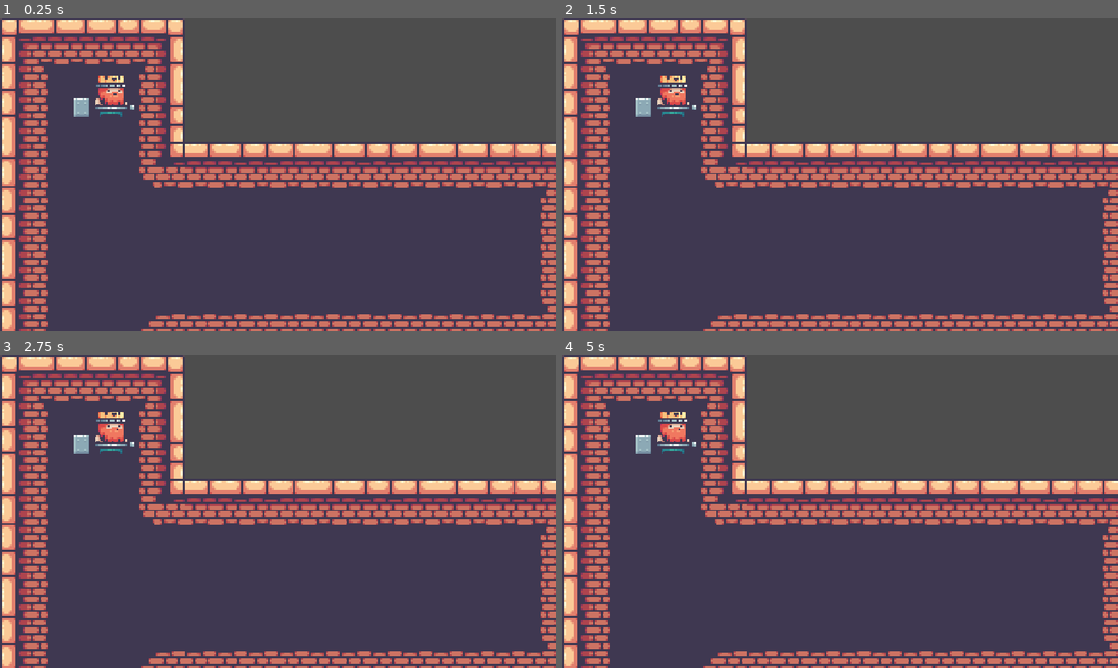
Above: before the commit, frames 1-4 (two rows, left to right).
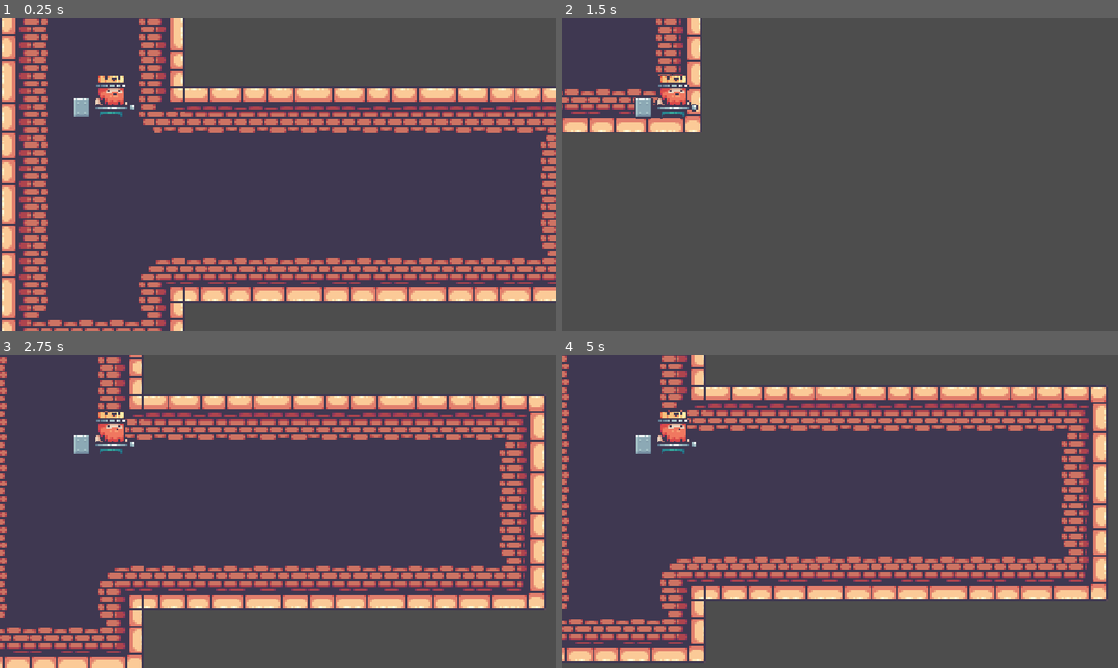
Above: after the commit, the same moments.

Repository: baraamo1/get_out
Game: Godot game, scene res://scenes/game.tscn
Same seed, same stepped clock (60 frames per second), same inputs: the game is played once before the commit and once after it.
Inputs (mouse positions are in pixels of both pictures, inside the frame that each line leads up to):
- Up to frame 1 (0.25 s): no input
- Up to frame 2 (1.5 s): tap Enter (ui_accept) at 0.5, 0.6, 0.77, 1.07 s; move the mouse to (962, 158) at 0.52 s; hold Right (ui_right) from 0.53 s (still down); click (962, 158) at 0.67 s; move the mouse to (728, 190) at 1.27 s; tap Alt at 1.35 s
- Up to frame 3 (2.75 s): tap Enter (ui_accept) at 1.52, 1.55, 1.82, 2.3 s; move the mouse to (333, 442) at 2.02 s; release Right (ui_right) at 2.03 s; hold Left (ui_left) from 2.03 s (still down); tap Shift at 2.1 s
- Up to frame 4 (5 s): move the mouse to (812, 574) at 2.77 s; release Left (ui_left) at 2.78 s; hold Right (ui_right) 2.78-4.28 s; tap Enter (ui_accept) at 2.85, 3.02, 3.32, 3.77, 3.8, 4.07, 4.52, 4.55, 4.82 s; click (812, 574) at 2.92 s; move the mouse to (1006, 558) at 3.52 s; tap Alt at 3.6 s; move the mouse to (673, 464) at 4.27 s; hold Left (ui_left) from 4.28 s (still down); tap Shift at 4.35 s

The runs differ from the first frame. In frame 1, 32% of the frame differs, in the area x 0-100%, y 0-100%; in frame 2, 21%; in frame 3, 36%; in frame 4, 37%.

Commit message:
map phisics layer and moves of player v1

Diff:
--- a/project.godot
+++ b/project.godot
@@ -24,6 +24,37 @@
 
 enabled=PackedStringArray("res://addons/godot_super-wakatime/plugin.cfg")
 
+[input]
+
+up={
+"deadzone": 0.2,
+"events": [Object(InputEventKey,"resource_local_to_scene":false,"resource_name":"","device":-1,"window_id":0,"alt_pressed":false,"shift_pressed":false,"ctrl_pressed":false,"meta_pressed":false,"pressed":false,"keycode":0,"physical_keycode":87,"key_label":0,"unicode":119,"location":0,"echo":false,"script":null)
+, Object(InputEventKey,"resource_local_to_scene":false,"resource_name":"","device":-1,"window_id":0,"alt_pressed":false,"shift_pressed":false,"ctrl_pressed":false,"meta_pressed":false,"pressed":false,"keycode":0,"physical_keycode":4194320,"key_label":0,"unicode":0,"location":0,"echo":false,"script":null)
+]
+}
+down={
+"deadzone": 0.2,
+"events": [Object(InputEventKey,"resource_local_to_scene":false,"resource_name":"","device":-1,"window_id":0,"alt_pressed":false,"shift_pressed":false,"ctrl_pressed":false,"meta_pressed":false,"pressed":false,"keycode":0,"physical_keycode":83,"key_label":0,"unicode":115,"location":0,"echo":false,"script":null)
+, Object(InputEventKey,"resource_local_to_scene":false,"resource_name":"","device":-1,"window_id":0,"alt_pressed":false,"shift_pressed":false,"ctrl_pressed":false,"meta_pressed":false,"pressed":false,"keycode":0,"physical_keycode":4194322,"key_label":0,"unicode":0,"location":0,"echo":false,"script":null)
+]
+}
+right={
+"deadzone": 0.2,
+"events": [Object(InputEventKey,"resource_local_to_scene":false,"resource_name":"","device":-1,"window_id":0,"alt_pressed":false,"shift_pressed":false,"ctrl_pressed":false,"meta_pressed":false,"pressed":false,"keycode":0,"physical_keycode":68,"key_label":0,"unicode":100,"location":0,"echo":false,"script":null)
+, Object(InputEventKey,"resource_local_to_scene":false,"resource_name":"","device":-1,"window_id":0,"alt_pressed":false,"shift_pressed":false,"ctrl_pressed":false,"meta_pressed":false,"pressed":false,"keycode":0,"physical_keycode":4194321,"key_label":0,"unicode":0,"location":0,"echo":false,"script":null)
+]
+}
+left={
+"deadzone": 0.2,
+"events": [Object(InputEventKey,"resource_local_to_scene":false,"resource_name":"","device":-1,"window_id":0,"alt_pressed":false,"shift_pressed":false,"ctrl_pressed":false,"meta_pressed":false,"pressed":false,"keycode":0,"physical_keycode":65,"key_label":0,"unicode":97,"location":0,"echo":false,"script":null)
+, Object(InputEventKey,"resource_local_to_scene":false,"resource_name":"","device":-1,"window_id":0,"alt_pressed":false,"shift_pressed":false,"ctrl_pressed":false,"meta_pressed":false,"pressed":false,"keycode":0,"physical_keycode":4194319,"key_label":0,"unicode":0,"location":0,"echo":false,"script":null)
+]
+}
+shot={
+"deadzone": 0.2,
+"events": []
+}
+
 [physics]
 
 3d/physics_engine="Jolt Physics"
--- a/scenes/game.tscn
+++ b/scenes/game.tscn
@@ -3,197 +3,334 @@
 [ext_resource type="Texture2D" uid="uid://bkyosaqehxne0" path="res://assets/Kings and Pigs/Sprites/14-TileSets/Terrain (32x32).png" id="1_yqjtg"]
 [ext_resource type="Texture2D" uid="uid://dojfnkkr1fwjy" path="res://assets/Kings and Pigs/Sprites/14-TileSets/Decorations (32x32).png" id="2_lnu2h"]
 [ext_resource type="PackedScene" uid="uid://ctamoifctqsvm" path="res://scenes/king_player.tscn" id="3_lnu2h"]
+[ext_resource type="Script" uid="uid://4o356hfc5ign" path="res://scripts/king_player.gd" id="4_lbhrr"]
 
 [sub_resource type="TileSetAtlasSource" id="TileSetAtlasSource_lbhrr"]
 texture = ExtResource("1_yqjtg")
 2:2/0 = 0
+2:2/0/physics_layer_0/polygon_0/points = PackedVector2Array(-8, -8, 8, -8, 8, 0.5395775, 1.0791531, 0.8992939, 0.8992939, 8, -8, 8)
 3:2/0 = 0
+3:2/0/physics_layer_0/polygon_0/points = PackedVector2Array(-8, -8, 8, -8, 8, 1.2590122, -8, 1.2590122)
 4:2/0 = 0
+4:2/0/physics_layer_0/polygon_0/points = PackedVector2Array(-8, -8, 8, -8, 8, 1.2590122, -8, 1.2590122)
 5:2/0 = 0
+5:2/0/physics_layer_0/polygon_0/points = PackedVector2Array(-8, -8, 8, -8, 8, 1.2590122, -8, 1.2590122)
 6:2/0 = 0
+6:2/0/physics_layer_0/polygon_0/points = PackedVector2Array(-8, -8, 8, -8, 8, 1.2590122, -8, 1.2590122)
 7:2/0 = 0
+7:2/0/physics_layer_0/polygon_0/points = PackedVector2Array(-8, -8, 8, -8, 8, 8, -0.5395756, 8, -0.8992939, 0.17985916, -8, 0.17985916)
 10:2/0 = 0
+10:2/0/physics_layer_0/polygon_0/points = PackedVector2Array(-8, -8, 8, -8, 8, 0.5395775, 1.0791531, 0.8992939, 0.8992939, 8, -8, 8)
 11:2/0 = 0
+11:2/0/physics_layer_0/polygon_0/points = PackedVector2Array(-8, -8, 8, -8, 8, 8, -0.5395756, 8, -0.8992939, 0.17985916, -8, 0.17985916)
 14:2/0 = 0
 15:2/0 = 0
 16:2/0 = 0
 17:2/0 = 0
 20:2/0 = 0
+20:2/0/physics_layer_0/polygon_0/points = PackedVector2Array(-8, -8, 0.8992939, -8, 0.8992939, 0.5395775, -8, 0.35971832)
 21:2/0 = 0
 22:2/0 = 0
+22:2/0/physics_layer_0/polygon_0/points = PackedVector2Array(-8, -8, 0.8992939, -8, 0.8992939, 0.5395775, -8, 0.35971832)
 23:2/0 = 0
+23:2/0/physics_layer_0/polygon_0/points = PackedVector2Array(0, -8, 8, -8, 8, 0, -0.17985916, -0.17985725)
 26:2/0 = 0
 27:2/0 = 0
+27:2/0/physics_layer_0/polygon_0/points = PackedVector2Array(0, -8, 8, -8, 8, 0, -0.17985916, -0.17985725)
 28:2/0 = 0
+28:2/0/physics_layer_0/polygon_0/points = PackedVector2Array(-8, -8, 0.8992939, -8, 0.8992939, 0.5395775, -8, 0.35971832)
 29:2/0 = 0
 32:2/0 = 0
+32:2/0/physics_layer_0/polygon_0/points = PackedVector2Array(-8, -8, 0.8992939, -8, 0.8992939, 0.5395775, -8, 0.35971832)
 33:2/0 = 0
+33:2/0/physics_layer_0/polygon_0/points = PackedVector2Array(0, -8, 8, -8, 8, 0, -0.17985916, -0.17985725)
 2:3/0 = 0
+2:3/0/physics_layer_0/polygon_0/points = PackedVector2Array(-8, -8, 0.5395756, -8, 0.5395756, 8, -8, 8)
 3:3/0 = 0
 4:3/0 = 0
 5:3/0 = 0
 6:3/0 = 0
 7:3/0 = 0
+7:3/0/physics_layer_0/polygon_0/points = PackedVector2Array(-0.71943474, -8, 8, -8, 8, 8, -0.71943474, 8)
 10:3/0 = 0
+10:3/0/physics_layer_0/polygon_0/points = PackedVector2Array(-8, -8, 0.5395756, -8, 0.5395756, 8, -8, 8)
 11:3/0 = 0
+11:3/0/physics_layer_0/polygon_0/points = PackedVector2Array(-0.71943474, -8, 8, -8, 8, 8, -0.71943474, 8)
 14:3/0 = 0
 15:3/0 = 0
+15:3/0/physics_layer_0/polygon_0/points = PackedVector2Array(-0.5395756, 0, 8, 0, 8, 8, 0, 8)
 16:3/0 = 0
+16:3/0/physics_layer_0/polygon_0/points = PackedVector2Array(-8, -0.8992939, 1.2590103, -0.5395756, 1.6187286, 8, -8, 8)
 17:3/0 = 0
 20:3/0 = 0
+20:3/0/physics_layer_0/polygon_0/points = PackedVector2Array(-8, -0.8992939, 1.2590103, -0.5395756, 1.6187286, 8, -8, 8)
 21:3/0 = 0
 22:3/0 = 0
 23:3/0 = 0
 26:3/0 = 0
+26:3/0/physics_layer_0/polygon_0/points = PackedVector2Array(-8, -0.71943474, 0.17985916, -0.8992939, 0.35971832, 8, -8, 8)
 27:3/0 = 0
+27:3/0/physics_layer_0/polygon_0/points = PackedVector2Array(-0.5395756, 0, 8, 0, 8, 8, 0, 8)
 28:3/0 = 0
+28:3/0/physics_layer_0/polygon_0/points = PackedVector2Array(-8, -0.8992939, 1.2590103, -0.5395756, 1.6187286, 8, -8, 8)
 29:3/0 = 0
+29:3/0/physics_layer_0/polygon_0/points = PackedVector2Array(-0.5395756, 0, 8, 0, 8, 8, 0, 8)
 32:3/0 = 0
+32:3/0/physics_layer_0/polygon_0/points = PackedVector2Array(-8, -0.8992939, 1.2590103, -0.5395756, 1.6187286, 8, -8, 8)
 33:3/0 = 0
+33:3/0/physics_layer_0/polygon_0/points = PackedVector2Array(-0.5395756, 0, 8, 0, 8, 8, 0, 8)
 2:4/0 = 0
+2:4/0/physics_layer_0/polygon_0/points = PackedVector2Array(-8, -8, 0.5395756, -8, 0.5395756, 8, -8, 8)
 3:4/0 = 0
 4:4/0 = 0
 5:4/0 = 0
 6:4/0 = 0
 7:4/0 = 0
+7:4/0/physics_layer_0/polygon_0/points = PackedVector2Array(-0.71943474, -8, 8, -8, 8, 8, -0.71943474, 8)
 10:4/0 = 0
+10:4/0/physics_layer_0/polygon_0/points = PackedVector2Array(-8, -8, 0.5395756, -8, 0.5395756, 8, -8, 8)
 11:4/0 = 0
+11:4/0/physics_layer_0/polygon_0/points = PackedVector2Array(-0.71943474, -8, 8, -8, 8, 8, -0.71943474, 8)
 14:4/0 = 0
 15:4/0 = 0
+15:4/0/physics_layer_0/polygon_0/points = PackedVector2Array(0, -8, 8, -8, 8, 0, -0.17985916, -0.17985725)
 16:4/0 = 0
+16:4/0/physics_layer_0/polygon_0/points = PackedVector2Array(-8, -8, 0.8992939, -8, 0.8992939, 0.5395775, -8, 0.35971832)
 17:4/0 = 0
 20:4/0 = 0
 21:4/0 = 0
 22:4/0 = 0
 23:4/0 = 0
+23:4/0/physics_layer_0/polygon_0/points = PackedVector2Array(0, -8, 8, -8, 8, 0, -0.17985916, -0.17985725)
 26:4/0 = 0
+26:4/0/physics_layer_0/polygon_0/points = PackedVector2Array(-8, -8, 0.8992939, -8, 0.8992939, 0.5395775, -8, 0.35971832)
 27:4/0 = 0
+27:4/0/physics_layer_0/polygon_0/points = PackedVector2Array(0, -8, 8, -8, 8, 0, -0.17985916, -0.17985725)
 28:4/0 = 0
+28:4/0/physics_layer_0/polygon_0/points = PackedVector2Array(-8, -8, 0.8992939, -8, 0.8992939, 0.5395775, -8, 0.35971832)
 29:4/0 = 0
+29:4/0/physics_layer_0/polygon_0/points = PackedVector2Array(-0.35971832, -8, 8, -8, 8, 0.17985916, -0.35971832, 0.17985916)
 32:4/0 = 0
 33:4/0 = 0
+33:4/0/physics_layer_0/polygon_0/points = PackedVector2Array(0, -8, 8, -8, 8, 0, -0.17985916, -0.17985725)
 34:4/0 = 0
+34:4/0/physics_layer_0/polygon_0/points = PackedVector2Array(-8, -8, 0.8992939, -8, 0.8992939, 0.5395775, -8, 0.35971832)
 35:4/0 = 0
 2:5/0 = 0
+2:5/0/physics_layer_0/polygon_0/points = PackedVector2Array(-8, -8, 0.5395756, -8, 0.5395756, 8, -8, 8)
 3:5/0 = 0
 4:5/0 = 0
 5:5/0 = 0
 6:5/0 = 0
 7:5/0 = 0
+7:5/0/physics_layer_0/polygon_0/points = PackedVector2Array(-0.71943474, -8, 8, -8, 8, 8, -0.71943474, 8)
 10:5/0 = 0
+10:5/0/physics_layer_0/polygon_0/points = PackedVector2Array(-8, -8, 0.5395756, -8, 0.5395756, 8, -8, 8)
 11:5/0 = 0
+11:5/0/physics_layer_0/polygon_0/points = PackedVector2Array(-0.71943474, -8, 8, -8, 8, 8, -0.71943474, 8)
 14:5/0 = 0
 15:5/0 = 0
 16:5/0 = 0
 17:5/0 = 0
 20:5/0 = 0
+20:5/0/physics_layer_0/polygon_0/points = PackedVector2Array(-8, -0.8992939, 1.2590103, -0.5395756, 1.6187286, 8, -8, 8)
 21:5/0 = 0
+21:5/0/physics_layer_0/polygon_0/points = PackedVector2Array(-0.5395756, 0, 8, 0, 8, 8, 0, 8)
 22:5/0 = 0
 23:5/0 = 0
+23:5/0/physics_layer_0/polygon_0/points = PackedVector2Array(-0.5395756, 0, 8, 0, 8, 8, 0, 8)
 26:5/0 = 0
 27:5/0 = 0
+27:5/0/physics_layer_0/polygon_0/points = PackedVector2Array(-0.5395756, 0, 8, 0, 8, 8, 0, 8)
 28:5/0 = 0
+28:5/0/physics_layer_0/polygon_0/points = PackedVector2Array(-8, -0.8992939, 1.2590103, -0.5395756, 1.6187286, 8, -8, 8)
 29:5/0 = 0
 32:5/0 = 0
+32:5/0/physics_layer_0/polygon_0/points = PackedVector2Array(-8, -0.8992939, 1.2590103, -0.5395756, 1.6187286, 8, -8, 8)
 33:5/0 = 0
 34:5/0 = 0
 35:5/0 = 0
+35:5/0/physics_layer_0/polygon_0/points = PackedVector2Array(-0.5395756, 0, 8, 0, 8, 8, 0, 8)
 2:6/0 = 0
+2:6/0/physics_layer_0/polygon_0/points = PackedVector2Array(-8, -8, 0.5395756, -8, 0.5395756, 8, -8, 8)
 3:6/0 = 0
 4:6/0 = 0
 5:6/0 = 0
 6:6/0 = 0
 7:6/0 = 0
+7:6/0/physics_layer_0/polygon_0/points = PackedVector2Array(-0.71943474, -8, 8, -8, 8, 8, -0.71943474, 8)
 10:6/0 = 0
+10:6/0/physics_layer_0/polygon_0/points = PackedVector2Array(-8, -8, 0.5395756, -8, 0.5395756, 8, -8, 8)
 11:6/0 = 0
+11:6/0/physics_layer_0/polygon_0/points = PackedVector2Array(-0.71943474, -8, 8, -8, 8, 8, -0.71943474, 8)
 2:7/0 = 0
+2:7/0/physics_layer_0/polygon_0/points = PackedVector2Array(-8, -8, 0.5395756, -8, 1.4388695, -0.35971642, 8, -0.17985725, 8, 8, -8, 8)
 3:7/0 = 0
+3:7/0/physics_layer_0/polygon_0/points = PackedVector2Array(-8, -0.5395756, 8, -0.71943474, 8, 8, -8, 8)
 4:7/0 = 0
+4:7/0/physics_layer_0/polygon_0/points = PackedVector2Array(-8, -0.5395756, 8, -0.71943474, 8, 8, -8, 8)
 5:7/0 = 0
+5:7/0/physics_layer_0/polygon_0/points = PackedVector2Array(-8, -0.5395756, 8, -0.71943474, 8, 8, -8, 8)
 6:7/0 = 0
+6:7/0/physics_layer_0/polygon_0/points = PackedVector2Array(-8, -0.5395756, 8, -0.71943474, 8, 8, -8, 8)
 7:7/0 = 0
+7:7/0/physics_layer_0/polygon_0/points = PackedVector2Array(-0.35971832, -0.8992939, 0, -8, 8, -8, 8, 8, -8, 8, -8, -0.5395756)
 10:7/0 = 0
+10:7/0/physics_layer_0/polygon_0/points = PackedVector2Array(-8, -8, 0.5395756, -8, 1.4388695, -0.35971642, 8, -0.17985725, 8, 8, -8, 8)
 11:7/0 = 0
+11:7/0/physics_layer_0/polygon_0/points = PackedVector2Array(-0.35971832, -0.8992939, 0, -8, 8, -8, 8, 8, -8, 8, -8, -0.5395756)
 14:8/0 = 0
+14:8/0/physics_layer_0/polygon_0/points = PackedVector2Array(-8, -8, 8, -8, 8, 0, -8, 0.17985916)
 15:8/0 = 0
+15:8/0/physics_layer_0/polygon_0/points = PackedVector2Array(-8, -8, 8, -8, 8, 0, -8, 0.17985916)
 16:8/0 = 0
+16:8/0/physics_layer_0/polygon_0/points = PackedVector2Array(-8, -8, 8, -8, 8, 0, -8, 0.17985916)
 17:8/0 = 0
+17:8/0/physics_layer_0/polygon_0/points = PackedVector2Array(-8, -8, 8, -8, 8, 0, -8, 0.17985916)
 20:8/0 = 0
+20:8/0/physics_layer_0/polygon_0/points = PackedVector2Array(-8, -8, 0.5395756, -8, 0.5395756, 8, -8, 8)
 21:8/0 = 0
 22:8/0 = 0
 23:8/0 = 0
+23:8/0/physics_layer_0/polygon_0/points = PackedVector2Array(-0.71943474, -8, 8, -8, 8, 8, -0.71943474, 8)
 26:8/0 = 0
+26:8/0/physics_layer_0/polygon_0/points = PackedVector2Array(-8, -8, 8, -8, 8, 0, -8, 0.17985916)
 27:8/0 = 0
+27:8/0/physics_layer_0/polygon_0/points = PackedVector2Array(-8, -8, 8, -8, 8, 0, -8, 0.17985916)
 28:8/0 = 0
+28:8/0/physics_layer_0/polygon_0/points = PackedVector2Array(-8, -8, 0.8992939, -8, 0.8992939, 0.5395775, -8, 0.35971832)
 29:8/0 = 0
+29:8/0/physics_layer_0/polygon_0/points = PackedVector2Array(-0.71943474, -8, 8, -8, 8, 8, -0.71943474, 8)
 32:8/0 = 0
+32:8/0/physics_layer_0/polygon_0/points = PackedVector2Array(-8, -8, 8, -8, 8, 0.5395775, 1.0791531, 0.8992939, 0.8992939, 8, -8, 8)
 33:8/0 = 0
+33:8/0/physics_layer_0/polygon_0/points = PackedVector2Array(-8, -8, 8, -8, 8, 0, -8, 0.17985916)
 34:8/0 = 0
+34:8/0/physics_layer_0/polygon_0/points = PackedVector2Array(-8, -8, 8, -8, 8, 0, -8, 0.17985916)
 35:8/0 = 0
+35:8/0/physics_layer_0/polygon_0/points = PackedVector2Array(-8, -8, 8, -8, 8, 8, -0.5395756, 8, -0.8992939, 0.17985916, -8, 0.17985916)
 14:9/0 = 0
 15:9/0 = 0
+15:9/0/physics_layer_0/polygon_0/points = PackedVector2Array(-0.5395756, -0.5395756, 8, -0.5395756, 8, 8, -0.71943474, 8)
 16:9/0 = 0
+16:9/0/physics_layer_0/polygon_0/points = PackedVector2Array(-8, -0.8992939, 1.2590103, -0.5395756, 1.6187286, 8, -8, 8)
 17:9/0 = 0
 20:9/0 = 0
+20:9/0/physics_layer_0/polygon_0/points = PackedVector2Array(-8, -8, 0.5395756, -8, 0.5395756, 8, -8, 8)
 21:9/0 = 0
+21:9/0/physics_layer_0/polygon_0/points = PackedVector2Array(-0.5395756, -0.5395756, 8, -0.5395756, 8, 8, -0.71943474, 8)
 22:9/0 = 0
+22:9/0/physics_layer_0/polygon_0/points = PackedVector2Array(-8, -0.71943474, 0.17985916, -0.8992939, 0.35971832, 8, -8, 8)
 23:9/0 = 0
+23:9/0/physics_layer_0/polygon_0/points = PackedVector2Array(-0.71943474, -8, 8, -8, 8, 8, -0.71943474, 8)
 26:9/0 = 0
+26:9/0/physics_layer_0/polygon_0/points = PackedVector2Array(-8, -0.71943474, 0.17985916, -0.8992939, 0.35971832, 8, -8, 8)
 27:9/0 = 0
+27:9/0/physics_layer_0/polygon_0/points = PackedVector2Array(-0.5395756, -0.5395756, 8, -0.5395756, 8, 8, -0.71943474, 8)
 28:9/0 = 0
+28:9/0/physics_layer_0/polygon_0/points = PackedVector2Array(-8, -0.8992939, 1.2590103, -0.5395756, 1.6187286, 8, -8, 8)
 29:9/0 = 0
+29:9/0/physics_layer_0/polygon_0/points = PackedVector2Array(-0.71943474, -8, 8, -8, 8, 8, -0.71943474, 8)
 32:9/0 = 0
+32:9/0/physics_layer_0/polygon_0/points = PackedVector2Array(-8, -8, 0.5395756, -8, 0.35971832, 8, -8, 8)
 33:9/0 = 0
+33:9/0/physics_layer_0/polygon_0/points = PackedVector2Array(-0.5395756, -0.5395756, 8, -0.5395756, 8, 8, -0.71943474, 8)
 34:9/0 = 0
+34:9/0/physics_layer_0/polygon_0/points = PackedVector2Array(-8, -0.8992939, 1.2590103, -0.5395756, 1.6187286, 8, -8, 8)
 35:9/0 = 0
+35:9/0/physics_layer_0/polygon_0/points = PackedVector2Array(-0.35971832, -8, 8, -8, 8, 8, -0.35971832, 8)
 2:10/0 = 0
+2:10/0/physics_layer_0/polygon_0/points = PackedVector2Array(-8, -8, 8, -8, 8, 0.5395775, 1.0791531, 0.8992939, 0.8992939, 8, -8, 8)
 3:10/0 = 0
+3:10/0/physics_layer_0/polygon_0/points = PackedVector2Array(-8, -8, 8, -8, 8, 0, -8, 0.17985916)
 4:10/0 = 0
+4:10/0/physics_layer_0/polygon_0/points = PackedVector2Array(-8, -8, 8, -8, 8, 0, -8, 0.17985916)
 5:10/0 = 0
+5:10/0/physics_layer_0/polygon_0/points = PackedVector2Array(-8, -8, 8, -8, 8, 0, -8, 0.17985916)
 6:10/0 = 0
+6:10/0/physics_layer_0/polygon_0/points = PackedVector2Array(-8, -8, 8, -8, 8, 0, -8, 0.17985916)
 7:10/0 = 0
+7:10/0/physics_layer_0/polygon_0/points = PackedVector2Array(-8, -8, 8, -8, 8, 8, -0.5395756, 8, -0.8992939, 0.17985916, -8, 0.17985916)
 10:10/0 = 0
+10:10/0/physics_layer_0/polygon_0/points = PackedVector2Array(-8, -8, 8, -8, 8, 0.5395775, 1.0791531, 0.8992939, 0.8992939, 8, -8, 8)
 11:10/0 = 0
+11:10/0/physics_layer_0/polygon_0/points = PackedVector2Array(-8, -8, 8, -8, 8, 8, -0.5395756, 8, -0.8992939, 0.17985916, -8, 0.17985916)
 14:10/0 = 0
 15:10/0 = 0
+15:10/0/physics_layer_0/polygon_0/points = PackedVector2Array(0, -8, 8, -8, 8, 0, -0.17985916, -0.17985725)
 16:10/0 = 0
+16:10/0/physics_layer_0/polygon_0/points = PackedVector2Array(-8, -8, 0.8992939, -8, 0.8992939, 0.5395775, -8, 0.35971832)
 17:10/0 = 0
 20:10/0 = 0
+20:10/0/physics_layer_0/polygon_0/points = PackedVector2Array(-8, -8, 0.5395756, -8, 0.5395756, 8, -8, 8)
 21:10/0 = 0
+21:10/0/physics_layer_0/polygon_0/points = PackedVector2Array(0, -8, 8, -8, 8, 0, -0.17985916, -0.17985725)
 22:10/0 = 0
+22:10/0/physics_layer_0/polygon_0/points = PackedVector2Array(-8, -8, 0.8992939, -8, 0.8992939, 0.5395775, -8, 0.35971832)
 23:10/0 = 0
+23:10/0/physics_layer_0/polygon_0/points = PackedVector2Array(-0.71943474, -8, 8, -8, 8, 8, -0.71943474, 8)
 26:10/0 = 0
+26:10/0/physics_layer_0/polygon_0/points = PackedVector2Array(-8, -8, 0.5395756, -8, 0.35971832, 8, -8, 8)
 27:10/0 = 0
+27:10/0/physics_layer_0/polygon_0/points = PackedVector2Array(0, -8, 8, -8, 8, 0, -0.17985916, -0.17985725)
 28:10/0 = 0
+28:10/0/physics_layer_0/polygon_0/points = PackedVector2Array(-8, -8, 0.8992939, -8, 0.8992939, 0.5395775, -8, 0.35971832)
 29:10/0 = 0
+29:10/0/physics_layer_0/polygon_0/points = PackedVector2Array(0, -8, 8, -8, 8, 0, -0.17985916, -0.17985725)
 32:10/0 = 0
+32:10/0/physics_layer_0/polygon_0/points = PackedVector2Array(-8, -8, 0.5395756, -8, 0.35971832, 8, -8, 8)
 33:10/0 = 0
+33:10/0/physics_layer_0/polygon_0/points = PackedVector2Array(0, -8, 8, -8, 8, 0, -0.17985916, -0.17985725)
 34:10/0 = 0
+34:10/0/physics_layer_0/polygon_0/points = PackedVector2Array(-8, -8, 0.8992939, -8, 0.8992939, 0.5395775, -8, 0.35971832)
 35:10/0 = 0
+35:10/0/physics_layer_0/polygon_0/points = PackedVector2Array(-0.35971832, -8, 8, -8, 8, 8, -0.35971832, 8)
 2:11/0 = 0
+2:11/0/physics_layer_0/polygon_0/points = PackedVector2Array(-8, -8, 0.5395756, -8, 1.4388695, -0.35971642, 8, -0.17985725, 8, 8, -8, 8)
 3:11/0 = 0
+3:11/0/physics_layer_0/polygon_0/points = PackedVector2Array(-8, -0.5395756, 8, -0.71943474, 8, 8, -8, 8)
 4:11/0 = 0
+4:11/0/physics_layer_0/polygon_0/points = PackedVector2Array(-8, -0.5395756, 8, -0.71943474, 8, 8, -8, 8)
 5:11/0 = 0
+5:11/0/physics_layer_0/polygon_0/points = PackedVector2Array(-8, -0.5395756, 8, -0.71943474, 8, 8, -8, 8)
 6:11/0 = 0
+6:11/0/physics_layer_0/polygon_0/points = PackedVector2Array(-8, -0.5395756, 8, -0.71943474, 8, 8, -8, 8)
 7:11/0 = 0
+7:11/0/physics_layer_0/polygon_0/points = PackedVector2Array(-0.35971832, -0.8992939, 0, -8, 8, -8, 8, 8, -8, 8, -8, -0.5395756)
 10:11/0 = 0
+10:11/0/physics_layer_0/polygon_0/points = PackedVector2Array(-8, -8, 0.5395756, -8, 1.4388695, -0.35971642, 8, -0.17985725, 8, 8, -8, 8)
 11:11/0 = 0
+11:11/0/physics_layer_0/polygon_0/points = PackedVector2Array(-0.35971832, -0.8992939, 0, -8, 8, -8, 8, 8, -8, 8, -8, -0.5395756)
 14:11/0 = 0
+14:11/0/physics_layer_0/polygon_0/points = PackedVector2Array(-8, -0.8992939, 8, -0.71943474, 8, 8, -8, 8)
 15:11/0 = 0
+15:11/0/physics_layer_0/polygon_0/points = PackedVector2Array(-8, -0.8992939, 8, -0.71943474, 8, 8, -8, 8)
 16:11/0 = 0
+16:11/0/physics_layer_0/polygon_0/points = PackedVector2Array(-8, -0.8992939, 8, -0.71943474, 8, 8, -8, 8)
 17:11/0 = 0
+17:11/0/physics_layer_0/polygon_0/points = PackedVector2Array(-8, -0.8992939, 8, -0.71943474, 8, 8, -8, 8)
 20:11/0 = 0
+20:11/0/physics_layer_0/polygon_0/points = PackedVector2Array(-8, -8, 0.5395756, -8, 0.5395756, 8, -8, 8)
 21:11/0 = 0
 22:11/0 = 0
 23:11/0 = 0
+23:11/0/physics_layer_0/polygon_0/points = PackedVector2Array(-0.71943474, -8, 8, -8, 8, 8, -0.71943474, 8)
 26:11/0 = 0
+26:11/0/physics_layer_0/polygon_0/points = PackedVector2Array(-8, -8, 0.5395756, -8, 0.35971832, 8, -8, 8)
 27:11/0 = 0
+27:11/0/physics_layer_0/polygon_0/points = PackedVector2Array(-0.5395756, -0.5395756, 8, -0.5395756, 8, 8, -0.71943474, 8)
 28:11/0 = 0
+28:11/0/physics_layer_0/polygon_0/points = PackedVector2Array(-8, -0.8992939, 8, -0.71943474, 8, 8, -8, 8)
 29:11/0 = 0
+29:11/0/physics_layer_0/polygon_0/points = PackedVector2Array(-8, -0.8992939, 8, -0.71943474, 8, 8, -8, 8)
 32:11/0 = 0
+32:11/0/physics_layer_0/polygon_0/points = PackedVector2Array(0.8992939, -8, 1.0791531, -0.17985725, 8, -0.17985725, 8, 8, -8, 8, -8, -8)
 33:11/0 = 0
+33:11/0/physics_layer_0/polygon_0/points = PackedVector2Array(-8, -0.8992939, 8, -0.71943474, 8, 8, -8, 8)
 34:11/0 = 0
+34:11/0/physics_layer_0/polygon_0/points = PackedVector2Array(-8, -0.8992939, 8, -0.71943474, 8, 8, -8, 8)
 35:11/0 = 0
+35:11/0/physics_layer_0/polygon_0/points = PackedVector2Array(-0.35971832, -8, 8, -8, 8, 8, -8, 8, -8, -0.35971642, -0.35971832, -0.35971642)
 2:14/0 = 0
 3:14/0 = 0
 4:14/0 = 0
@@ -301,6 +438,7 @@
 6:19/0 = 0
 7:19/0 = 0
 10:19/0 = 0
+10:19/0/physics_layer_0/polygon_0/points = PackedVector2Array(0.8992939, -8, 1.0791531, -0.17985725, 8, -0.17985725, 8, 8, -8, 8, -8, -8)
 11:19/0 = 0
 14:20/0 = 0
 15:20/0 = 0
@@ -449,6 +587,7 @@
 11:9/0 = 0
 
 [sub_resource type="TileSet" id="TileSet_lrn7f"]
+physics_layer_0/collision_layer = 1
 sources/0 = SubResource("TileSetAtlasSource_lbhrr")
 sources/1 = SubResource("TileSetAtlasSource_iywne")
 
@@ -459,9 +598,10 @@
 format = 2
 layer_0/tile_data = PackedInt32Array(0, 131072, 2, 1, 196608, 2, 2, 196608, 2, 3, 196608, 2, 4, 393216, 2, 65540, 39321 …(3096 unchanged characters)…
 
-[node name="Camera2D" type="Camera2D" parent="." unique_id=1153547494]
-position = Vector2(144, 81)
-zoom = Vector2(4, 4)
-
 [node name="king_player" parent="." unique_id=40363763 instance=ExtResource("3_lnu2h")]
 position = Vector2(57, 44)
+script = ExtResource("4_lbhrr")
+
+[node name="Camera2D" type="Camera2D" parent="king_player" unique_id=1153547494]
+position = Vector2(87, 37)
+zoom = Vector2(4, 4)
--- /dev/null
+++ b/scripts/king_player.gd
@@ -0,0 +1,25 @@
+extends CharacterBody2D
+
+
+const SPEED = 300.0
+const JUMP_VELOCITY = -400.0
+
+
+func _physics_process(delta: float) -> void:
+	# Add the gravity.
+	if not is_on_floor():
+		velocity += get_gravity() * delta
+
+	# Handle jump.
+	if Input.is_action_just_pressed("ui_accept") and is_on_floor():
+		velocity.y = JUMP_VELOCITY
+
+	# Get the input direction and handle the movement/deceleration.
+	# As good practice, you should replace UI actions with custom gameplay actions.
+	var direction := Input.get_axis("ui_left", "ui_right")
+	if direction:
+		velocity.x = direction * SPEED
+	else:
+		velocity.x = move_toward(velocity.x, 0, SPEED)
+
+	move_and_slide()
Not shown, added: scripts/king_player.gd.uid
